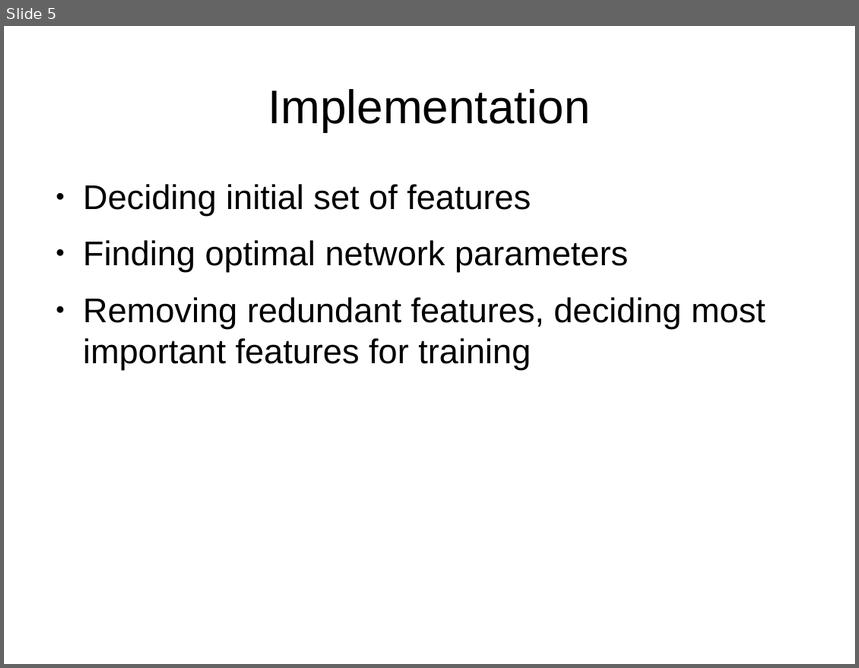
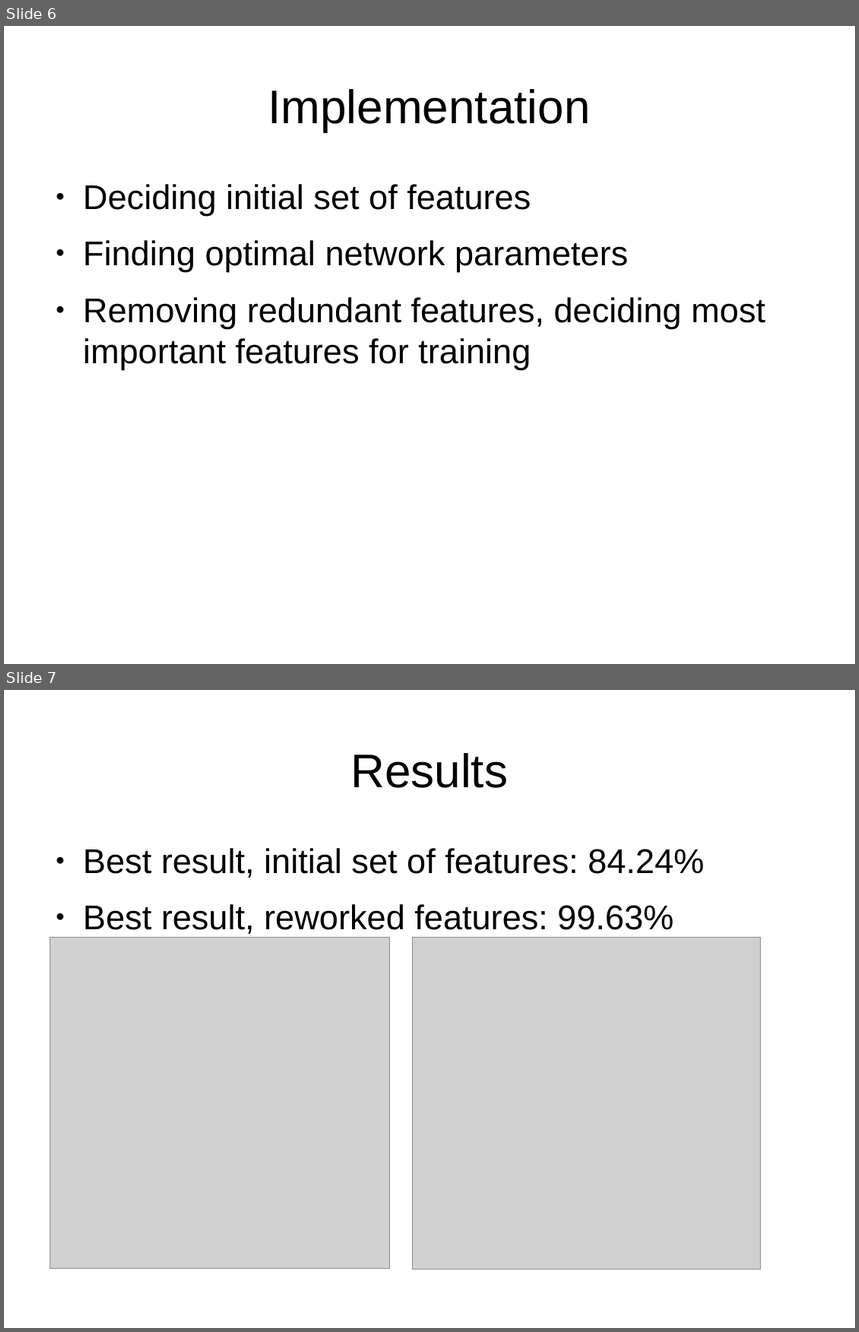
Before and after one commit to Sekvens/MachineLearning, a slide deck: project/presentation/presentation.odp. Shown one above the other, each under a label of ours: slide 5 before the commit, slides 6 and 7 after it. The pictures are 859x668 and 859x1332 pixels, drawn with LibreOffice and Linux fonts; fonts in the diff are those of the drawing; grey boxes stand for pictures. Boxes give left, top, right and bottom in pixels: in the first picture for what was removed or moved away, otherwise in the second. Text is boxed around its words. In the diff, an @@ line names an element or a change of style, - is before the commit and + after.

Commit message:
Added pictures to most slides. Broken some slides into two different slides. Small typograpy fixes and other things.

```diff
--- a/project/presentation/presentation.odp
+++ b/project/presentation/presentation.odp
@@ slide 7 added at (4,690,855,1328), background #FFFFFF @@
@@ title added at (351,753,508,788), 44 pt, text #000000 @@
+Results
@@ text added at (83,848,704,934), 32 pt, text #000000 @@
+● Best result, initial set of features: 84.24%
+● Best result, reworked features: 99.63%
@@ picture added at (50,937,390,1269) @@
@@ picture added at (413,937,761,1270) @@
@@ what was slide 5 is now slide 6 @@
```
Also in this commit, not shown: 6 other slides changed, 3 other slides added.
